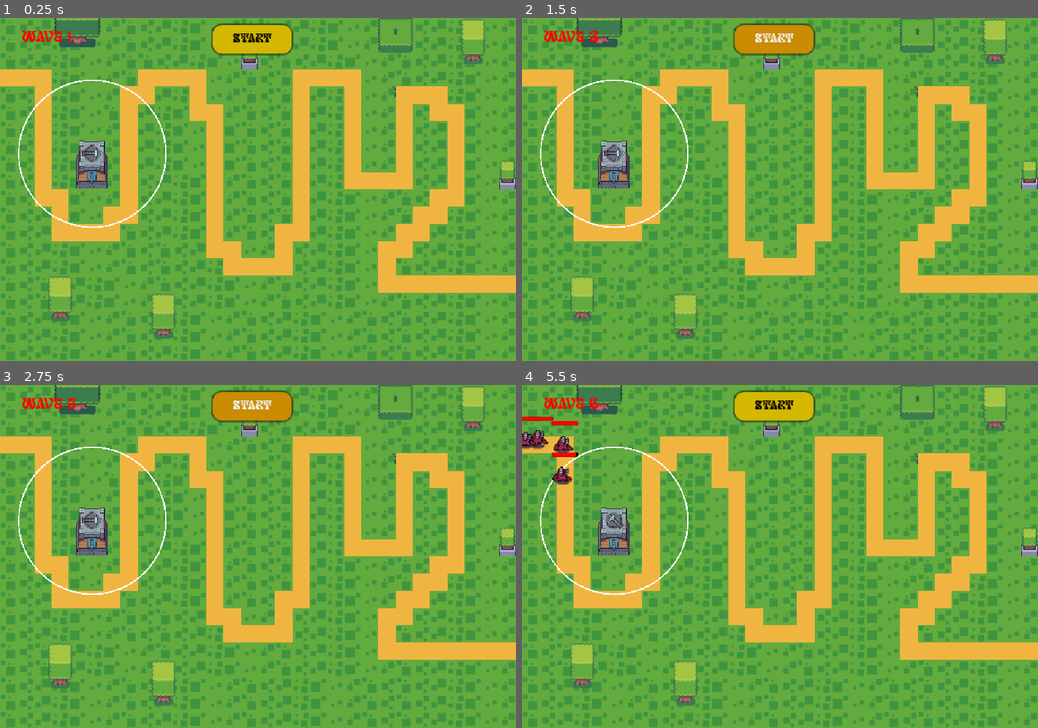
Above: before the commit, frames 1-4 (two rows, left to right).
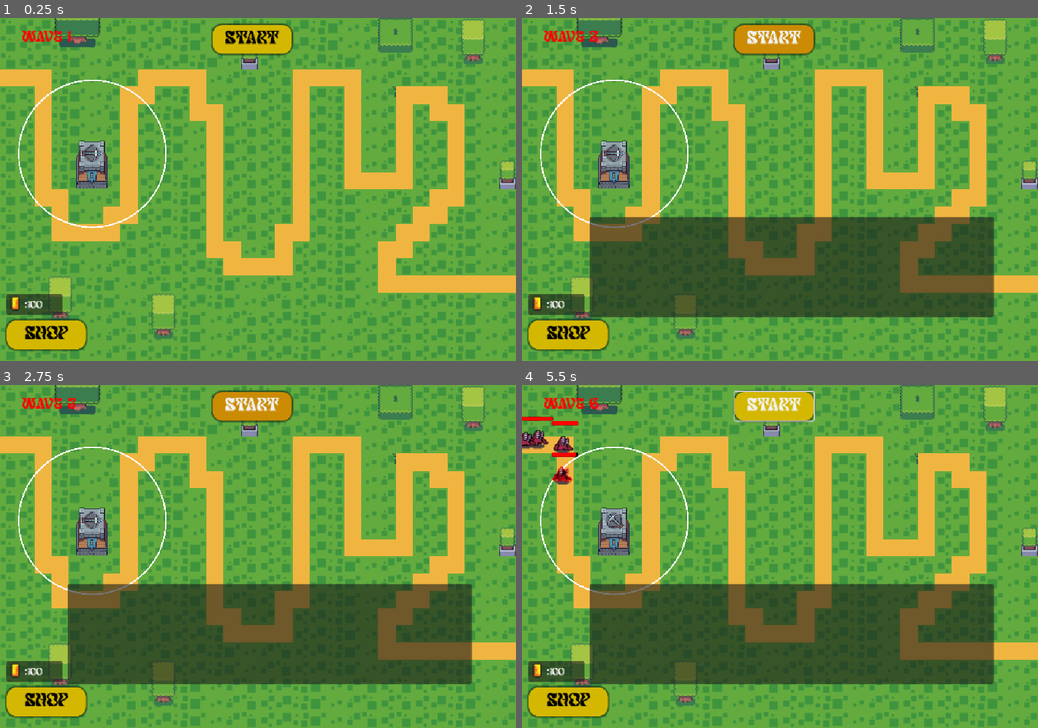
Above: after the commit, the same moments.

Repository: NNKD-Kevin/tower-defense
Game: Godot game, scene res://scenes/main.tscn
Two runs of this game, one before a commit and one after it. Both use one fixed random seed, a clock stepped at 60 frames per second and the inputs below.
Inputs (mouse positions are in pixels of both pictures, inside the frame that each line leads up to):
- Up to frame 1 (0.25 s): no input
- Up to frame 2 (1.5 s): click (568, 333) at 0.5 s, where only the run after the commit has a clickable "Shop"; click "Start" at 1.25 s
- Up to frame 3 (2.75 s): click "Start" at 2 s
- Up to frame 4 (5.5 s): tap Enter at 2.75 s; move the mouse to (893, 539) at 2.77 s; hold Right 2.78-3.53 s; tap Space (spawn) at 2.85, 5.1 s; click (893, 539) at 2.92 s; move the mouse to (676, 573) at 3.52 s; hold Down 3.53-4.28 s; tap Alt at 3.6 s; move the mouse to (831, 481) at 4.27 s; hold Right 4.28-5.03 s; tap Shift at 4.35 s; move the mouse to (754, 625) at 5.02 s; hold Up from 5.03 s (still down); click (754, 625) at 5.17 s

The runs differ from the first frame. In frame 1, 2.4% of the frame differs, in the area x 1-55%, y 3-97%; in frame 2, 25%; in frame 3, 25%; in frame 4, 26%, in the area x 1-92%, y 1-97%.

Commit message:
Coin count UI and enemy death animation

Diff:
--- a/tower-defense/scenes/enemy.tscn
+++ b/tower-defense/scenes/enemy.tscn
@@ -153,7 +153,7 @@
 }],
 "loop": 0,
 "name": &"blooddeath",
-"speed": 5.0
+"speed": 10.0
 }, {
 "frames": [{
 "duration": 1.0,
@@ -170,7 +170,7 @@
 }],
 "loop": 0,
 "name": &"bloodhurt",
-"speed": 5.0
+"speed": 10.0
 }, {
 "frames": [{
 "duration": 1.0,
@@ -216,7 +216,7 @@
 }],
 "loop": 0,
 "name": &"goblindeath",
-"speed": 5.0
+"speed": 10.0
 }, {
 "frames": [{
 "duration": 1.0,
@@ -233,7 +233,7 @@
 }],
 "loop": 0,
 "name": &"goblinhurt",
-"speed": 5.0
+"speed": 10.0
 }, {
 "frames": [{
 "duration": 1.0,
@@ -290,7 +290,7 @@
 position = Vector2(-5, 0)
 scale = Vector2(2, 2)
 sprite_frames = SubResource("SpriteFrames_8tegq")
-animation = &"blooddeath"
+animation = &"goblinhurt"
 autoplay = "goblinwalk"
 
 [node name="CollisionShape2D" type="CollisionShape2D" parent="." unique_id=1658497212]
--- a/tower-defense/scenes/main.tscn
+++ b/tower-defense/scenes/main.tscn
@@ -5,6 +5,7 @@
 [ext_resource type="Texture2D" uid="uid://dq3mchdqllrmw" path="res://assets/Pixel Plains Free Pack/New Basic Tiles Free.png" id="2_sugp2"]
 [ext_resource type="PackedScene" uid="uid://bwloref71v63r" path="res://scenes/tower.tscn" id="5_tbgi4"]
 [ext_resource type="FontFile" uid="uid://cmpfgwq04rnkk" path="res://assets/Pixelout Personal Use Only.ttf" id="5_tefeu"]
+[ext_resource type="Texture2D" uid="uid://diotq4i3rmyel" path="res://assets/coin.png" id="6_tefeu"]
 
 [sub_resource type="TileSetAtlasSource" id="TileSetAtlasSource_jyhfs"]
 texture = ExtResource("1_0wfyh")
@@ -306,6 +307,98 @@
 corner_radius_bottom_left = 20
 shadow_size = 5
 
+[sub_resource type="AtlasTexture" id="AtlasTexture_o6xl0"]
+atlas = ExtResource("6_tefeu")
+region = Rect2(0, 0, 16, 16)
+
+[sub_resource type="AtlasTexture" id="AtlasTexture_tipki"]
+atlas = ExtResource("6_tefeu")
+region = Rect2(16, 0, 16, 16)
+
+[sub_resource type="AtlasTexture" id="AtlasTexture_85g3d"]
+atlas = ExtResource("6_tefeu")
+region = Rect2(32, 0, 16, 16)
+
+[sub_resource type="AtlasTexture" id="AtlasTexture_choun"]
+atlas = ExtResource("6_tefeu")
+region = Rect2(48, 0, 16, 16)
+
+[sub_resource type="AtlasTexture" id="AtlasTexture_ya4ey"]
+atlas = ExtResource("6_tefeu")
+region = Rect2(64, 0, 16, 16)
+
+[sub_resource type="AtlasTexture" id="AtlasTexture_eb6dy"]
+atlas = ExtResource("6_tefeu")
+region = Rect2(80, 0, 16, 16)
+
+[sub_resource type="AtlasTexture" id="AtlasTexture_trceg"]
+atlas = ExtResource("6_tefeu")
+region = Rect2(96, 0, 16, 16)
+
+[sub_resource type="AtlasTexture" id="AtlasTexture_a8y0u"]
+atlas = ExtResource("6_tefeu")
+region = Rect2(112, 0, 16, 16)
+
+[sub_resource type="AtlasTexture" id="AtlasTexture_jkv2x"]
+atlas = ExtResource("6_tefeu")
+region = Rect2(128, 0, 16, 16)
+
+[sub_resource type="AtlasTexture" id="AtlasTexture_jbj1t"]
+atlas = ExtResource("6_tefeu")
+region = Rect2(144, 0, 16, 16)
+
+[sub_resource type="AtlasTexture" id="AtlasTexture_muem4"]
+atlas = ExtResource("6_tefeu")
+region = Rect2(160, 0, 16, 16)
+
+[sub_resource type="AtlasTexture" id="AtlasTexture_dp3eg"]
+atlas = ExtResource("6_tefeu")
+region = Rect2(176, 0, 16, 16)
+
+[sub_resource type="SpriteFrames" id="SpriteFrames_tbgi4"]
+animations = [{
+"frames": [{
+"duration": 1.0,
+"texture": SubResource("AtlasTexture_o6xl0")
+}, {
+"duration": 1.0,
+"texture": SubResource("AtlasTexture_tipki")
+}, {
+"duration": 1.0,
+"texture": SubResource("AtlasTexture_85g3d")
+}, {
+"duration": 1.0,
+"texture": SubResource("AtlasTexture_choun")
+}, {
+"duration": 1.0,
+"texture": SubResource("AtlasTexture_ya4ey")
+}, {
+"duration": 1.0,
+"texture": SubResource("AtlasTexture_eb6dy")
+}, {
+"duration": 1.0,
+"texture": SubResource("AtlasTexture_trceg")
+}, {
+"duration": 1.0,
+"texture": SubResource("AtlasTexture_a8y0u")
+}, {
+"duration": 1.0,
+"texture": SubResource("AtlasTexture_jkv2x")
+}, {
+"duration": 1.0,
+"texture": SubResource("AtlasTexture_jbj1t")
+}, {
+"duration": 1.0,
+"texture": SubResource("AtlasTexture_muem4")
+}, {
+"duration": 1.0,
+"texture": SubResource("AtlasTexture_dp3eg")
+}],
+"loop": 1,
+"name": &"default",
+"speed": 5.0
+}]
+
 [node name="Node2D2" type="Node2D" unique_id=1826028556]
 script = ExtResource("1_tbgi4")
 
@@ -331,7 +424,7 @@
 offset_bottom = 73.0
 theme_override_colors/font_color = Color(0, 0, 0, 1)
 theme_override_fonts/font = ExtResource("5_tefeu")
-theme_override_font_sizes/font_size = 25
+theme_override_font_sizes/font_size = 35
 theme_override_styles/normal = SubResource("StyleBoxFlat_1vivr")
 theme_override_styles/pressed = SubResource("StyleBoxFlat_qbdty")
 theme_override_styles/hover = SubResource("StyleBoxFlat_8vrlf")
@@ -349,7 +442,53 @@
 theme_override_font_sizes/font_size = 30
 text = "Wave 0"
 
+[node name="Panel" type="Panel" parent="CanvasLayer" unique_id=2022550937]
+offset_left = 138.0
+offset_top = 406.0
+offset_right = 960.0
+offset_bottom = 610.0
+
+[node name="Shop" type="Button" parent="CanvasLayer" unique_id=1427675814]
+offset_left = 14.0
+offset_top = 617.0
+offset_right = 175.0
+offset_bottom = 676.0
+theme_override_colors/font_color = Color(0, 0, 0, 1)
+theme_override_fonts/font = ExtResource("5_tefeu")
+theme_override_font_sizes/font_size = 35
+theme_override_styles/normal = SubResource("StyleBoxFlat_1vivr")
+theme_override_styles/pressed = SubResource("StyleBoxFlat_qbdty")
+theme_override_styles/hover = SubResource("StyleBoxFlat_8vrlf")
+text = "Shop"
+
+[node name="CoinCount" type="Node" parent="CanvasLayer" unique_id=10606630]
+
+[node name="Panel2" type="Panel" parent="CanvasLayer/CoinCount" unique_id=184562459]
+anchors_preset = -1
+anchor_bottom = 0.029000001
+offset_left = 13.0
+offset_top = 564.0
+offset_right = 127.0
+offset_bottom = 585.7
+
+[node name="Label" type="Label" parent="CanvasLayer/CoinCount" unique_id=595300069]
+offset_left = 50.0
+offset_top = 577.0
+offset_right = 90.0
+offset_bottom = 600.0
+theme_override_fonts/font = ExtResource("5_tefeu")
+theme_override_font_sizes/font_size = 20
+text = ":100"
+
+[node name="AnimatedSprite2D" type="AnimatedSprite2D" parent="CanvasLayer/CoinCount" unique_id=2114721362]
+position = Vector2(31, 582)
+scale = Vector2(3, 3)
+sprite_frames = SubResource("SpriteFrames_tbgi4")
+autoplay = "default"
+frame_progress = 0.8552528
+
 [node name="SpawnTimer" type="Timer" parent="." unique_id=265355700]
 
 [connection signal="pressed" from="CanvasLayer/Start" to="." method="_on_start_pressed"]
+[connection signal="pressed" from="CanvasLayer/Shop" to="." method="_on_shop_pressed"]
 [connection signal="timeout" from="SpawnTimer" to="." method="_on_spawn_timer_timeout"]
--- a/tower-defense/scripts/arrow.gd
+++ b/tower-defense/scripts/arrow.gd
@@ -5,7 +5,11 @@
 func _process(delta: float) -> void:
 	if len(Global.enemies)>0:
 		while (position.distance_to(Global.enemies[a].position)>range):
-			a+=1
+			if a<len(Global.enemies)-1:
+				a+=1
+			else:
+				a=0
+				break
 		if a<len(Global.enemies):
 			var direction=(Global.enemies[a].position-position).normalized()
 			rotation=direction.angle()
--- a/tower-defense/scripts/enemy.gd
+++ b/tower-defense/scripts/enemy.gd
@@ -9,6 +9,7 @@
 var speed=100
 var go=0
 var damage=10
+var moving=true
 
 func _ready() -> void:
 	animation.animation_finished.connect(_on_animation_finished)
@@ -25,8 +26,8 @@
 func _process(delta: float) -> void:
 	health_bar.value=hp
 	if hp<=0:
-		Global.enemies.erase(self)
-		queue_free()
+		moving=false
+		animation.play(type+'death')
 
 func _physics_process(delta: float) -> void:
 	if velocity.x>0:
@@ -36,7 +37,8 @@
 
 	var direction=(Mapdata.road_map1[go]-position).normalized()
 	velocity= direction*speed
-	var collision=move_and_collide(velocity*delta)
+	if moving:
+		var collision=move_and_collide(velocity*delta)
 
 	if position.distance_to(Mapdata.road_map1[go])<velocity.length()*delta:
 		position=Mapdata.road_map1[go]
@@ -47,5 +49,9 @@
 
 
 func _on_animation_finished() -> void:
+	if animation.animation==type+'death':
+		Global.enemies.erase(self)
+		queue_free()
+		return
 	if animation.animation!=type+'walk':
 		animation.play(type+'walk')
--- a/tower-defense/scripts/game_control.gd
+++ b/tower-defense/scripts/game_control.gd
@@ -1,7 +1,10 @@
 extends Node2D
 @onready var spawn_timer: Timer = $SpawnTimer
 @onready var wave_count: Label = $CanvasLayer/WaveCount
+@onready var coin_count: Label = $CanvasLayer/CoinCount/Label
+@onready var panel: Panel = $CanvasLayer/Panel
 
+var shop_on=false
 var spawning=false
 var enemy=preload('res://scenes/enemy.tscn')
 var index=0
@@ -18,6 +21,9 @@
 	add_child(e)
 func _process(delta: float) -> void:
 	wave_count.text='Wave '+str(Global.wave)
+	coin_count.text=':'+str(Global.coins)
+	panel.visible=shop_on
+
 
 
 
@@ -38,3 +44,7 @@
 	if index >= len(to_spawn):
 		spawning = false
 		spawn_timer.stop()
+
+
+func _on_shop_pressed() -> void:
+	shop_on= not shop_on
--- a/tower-defense/scripts/global.gd
+++ b/tower-defense/scripts/global.gd
@@ -2,3 +2,4 @@
 var lives=3
 var wave=1
 var enemies=[]
+var coins=100
Binary file added: tower-defense/assets/coin.png
Not shown, added: tower-defense/assets/coin.png.import
